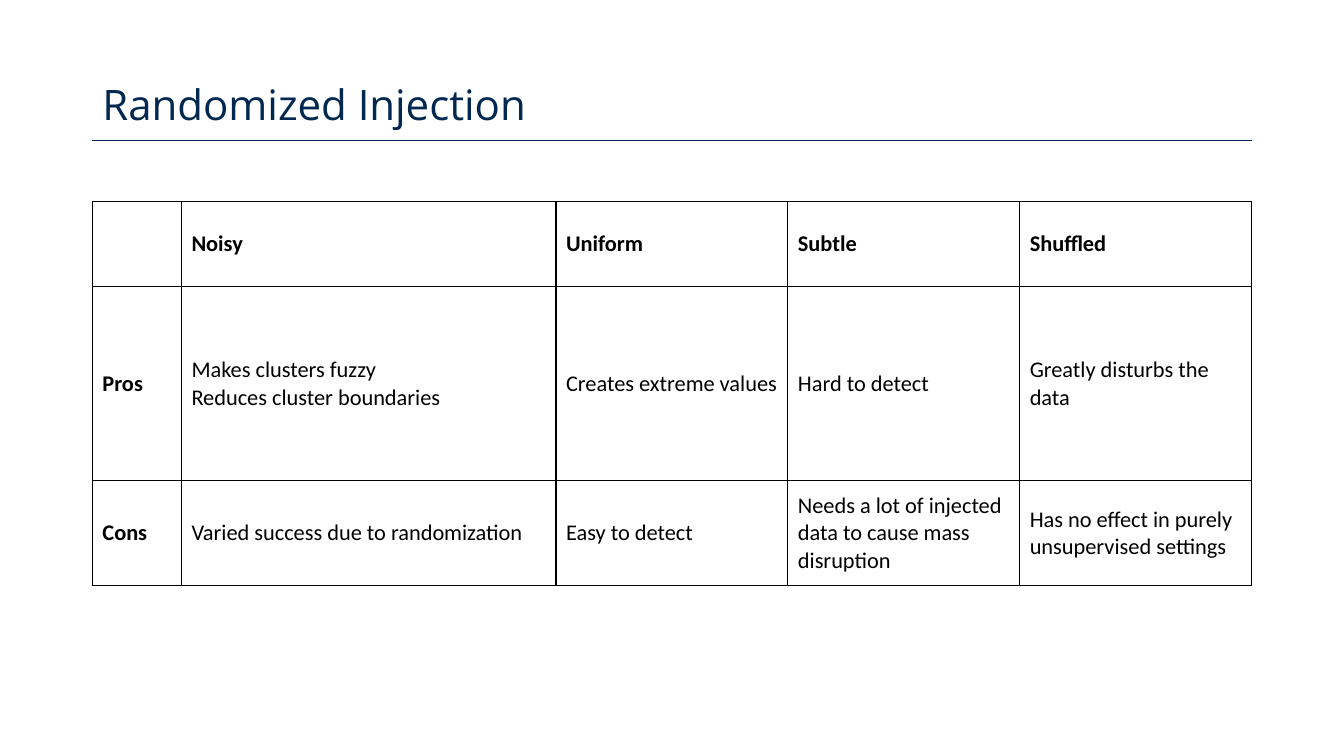
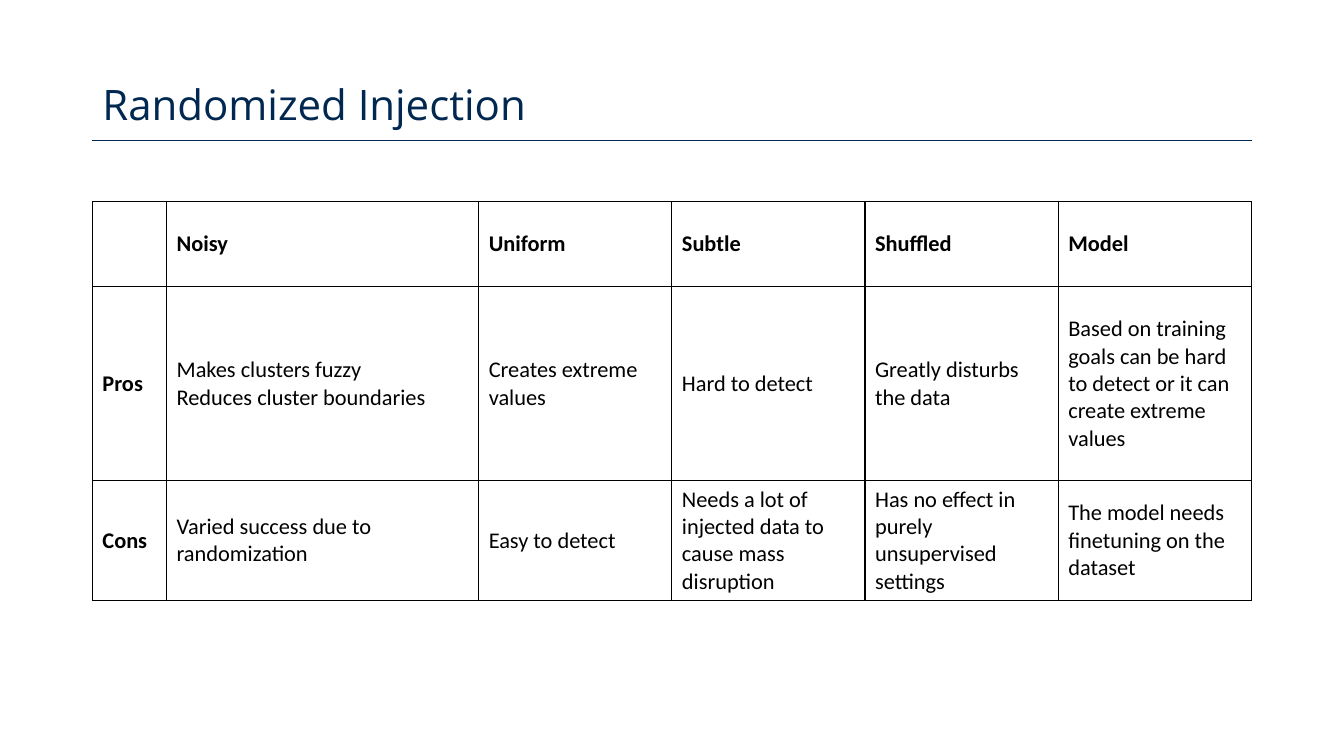
Before and after one commit to Poison-Cluster/poison-cluster, a slide deck: slide 6 of poison_cluster_defense.pptx. Drawn at 1344x756 pixels with LibreOffice and Linux fonts; fonts in the diff are those of the drawing; background and template pictures are left out. Boxes give left, top, right and bottom in pixels: in the first picture for what was removed or moved away, otherwise in the second. Text is boxed around its words. In the diff, an @@ line names an element or a change of style, - is before the commit and + after.

Commit message:
chg: added autoencoder based outlier injection into presentation

```diff
--- a/poison_cluster_defense.pptx
+++ b/poison_cluster_defense.pptx
@@ table at (x1=93, y1=202, x2=1254, y2=598) @@
+column 6: Model | Based on training goals can be hard to detect or it can create extreme values | The model needs finetuning on the dataset
```
Also in this commit, not shown: 1 other slide changed.
